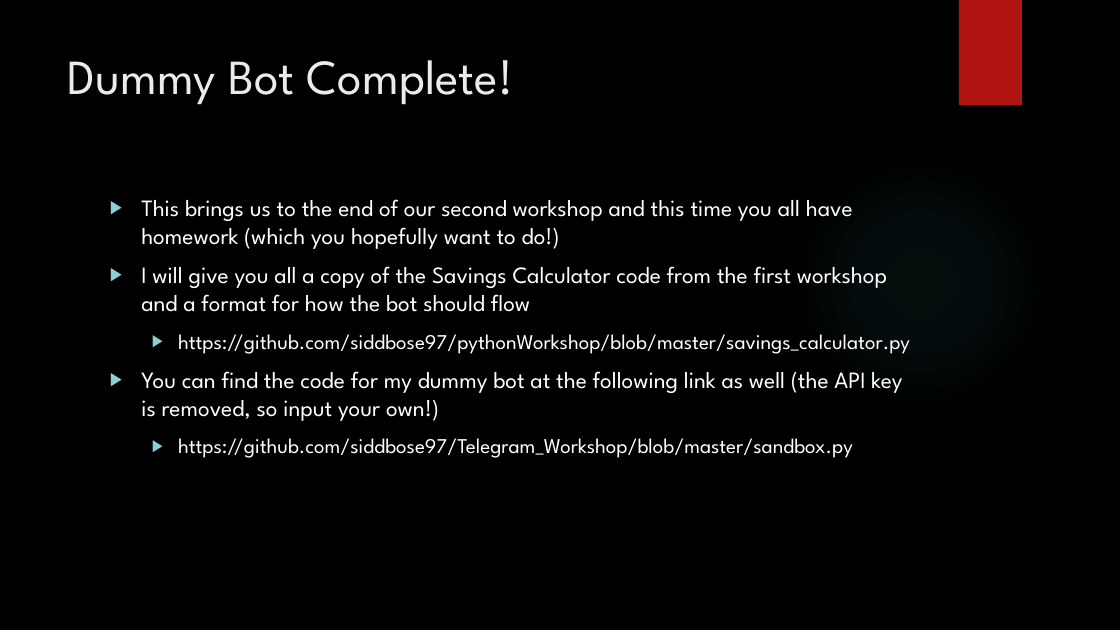
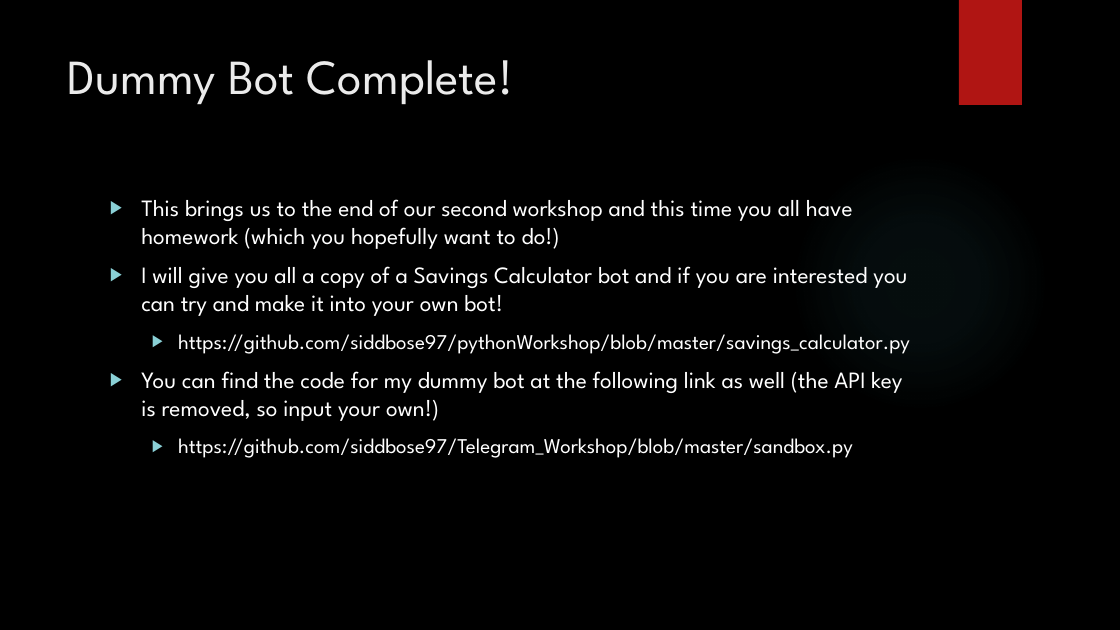
Before and after one commit to siddbose97/Telegram_Workshop, a slide deck: slide 68 of Second Python Course.pptx (slide 75 before the commit). Drawn at 1120x630 pixels with LibreOffice and Linux fonts; fonts in the diff are those of the drawing; background and template pictures are left out. Boxes give left, top, right and bottom in pixels: in the first picture for what was removed or moved away, otherwise in the second. Text is boxed around its words. In the diff, an @@ line names an element or a change of style, - is before the commit and + after.

```diff
--- a/Second Python Course.pptx
+++ b/Second Python Course.pptx
@@ text at bbox=[141, 266, 907, 316]: text changed @@
-▶ I will give you all a copy of the Savings Calculator code from the first workshop and a format for how the bot should flow
+▶ I will give you all a copy of a Savings Calculator bot and if you are interested you can try and make it into your own bot!
```
Also in this commit, not shown: 29 other slides changed, 1 slide added, 8 slides removed, 3 other files.
